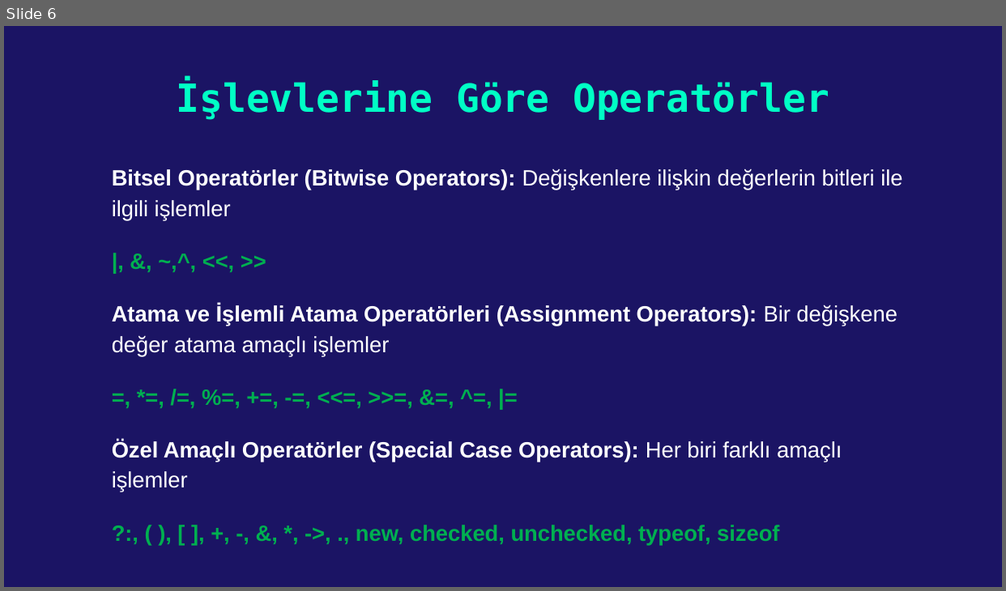
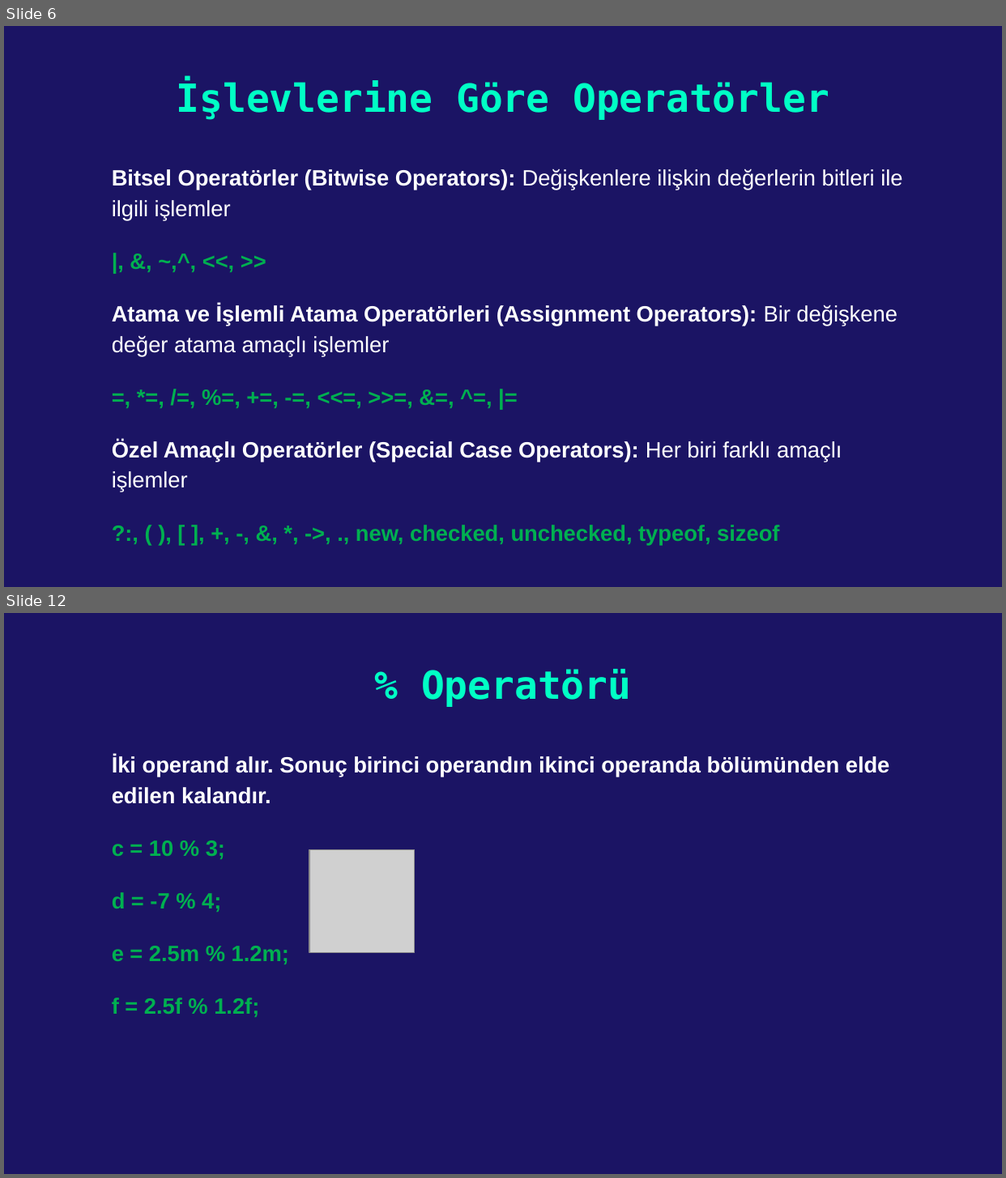
Before and after one commit to kadirdemir/C-Sharp-2022, a slide deck: Operatörler.pptx. Shown one above the other, each under a label of ours: slide 6 before the commit, slides 6 and 12 after it; the slides between them are not shown. The pictures are 1006x591 and 1006x1178 pixels, drawn with LibreOffice and Linux fonts; fonts in the diff are those of the drawing; grey boxes stand for pictures. Boxes give left, top, right and bottom in pixels: in the first picture for what was removed or moved away, otherwise in the second. Text is boxed around its words. In the diff, an @@ line names an element or a change of style, - is before the commit and + after.

```diff
--- a/Operatörler.pptx
+++ b/Operatörler.pptx
@@ slide 12 added at (4,613,1002,1174), background #1B1464 @@
@@ title added at (421,669,631,707), 28 pt, text #00FFC5, bold @@
+% Operatörü
@@ text added at (112,756,890,1017), 16 pt, text #FFFFFF, bold @@
+İki operand alır. Sonuç birinci operandın ikinci operanda bölümünden elde edilen kalandır.
+c = 10 % 3;
+d = -7 % 4;
+e = 2.5m % 1.2m;
+f = 2.5f % 1.2f;
@@ picture added at (309,850,414,952) @@
```
Also in this commit, not shown: 30 other slides added.
